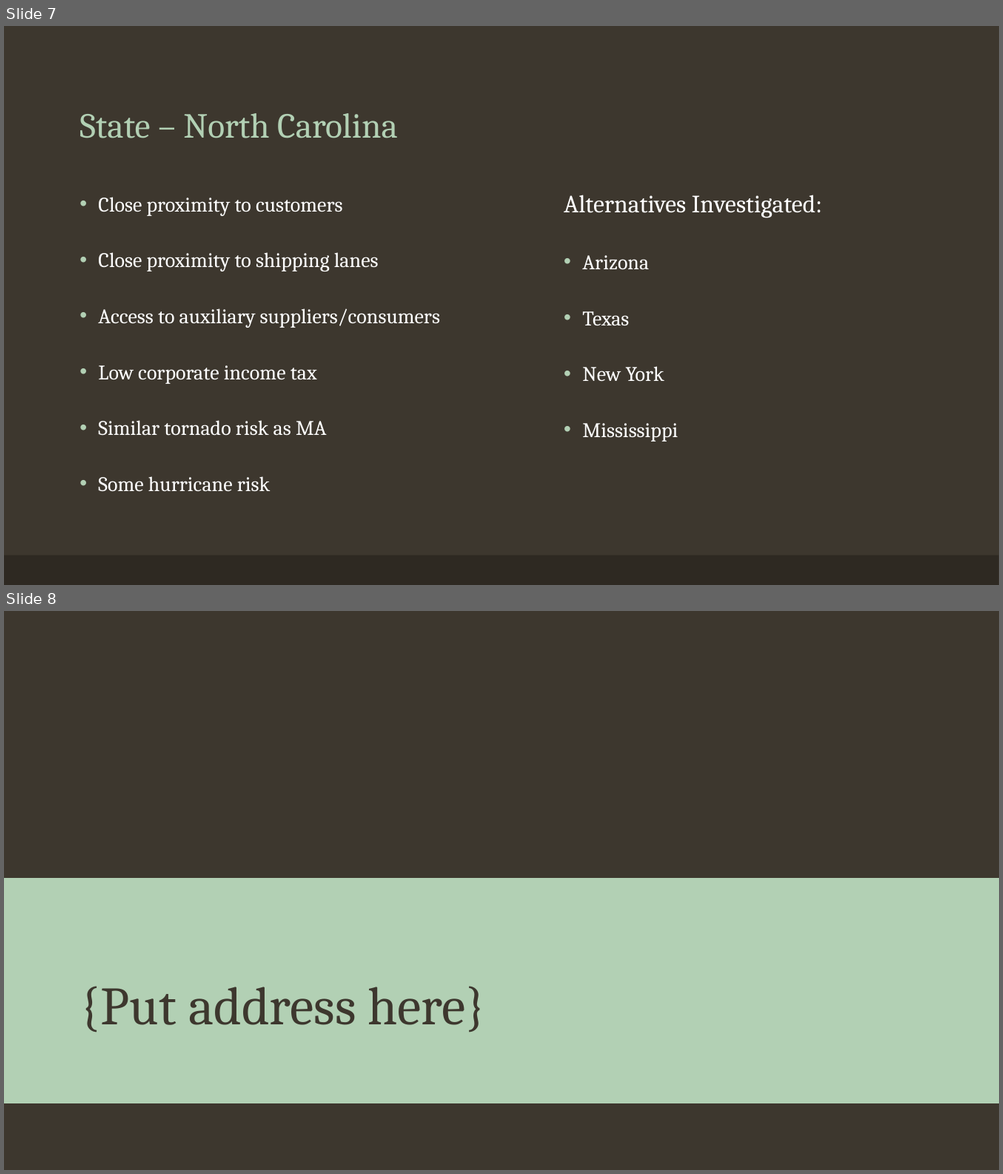
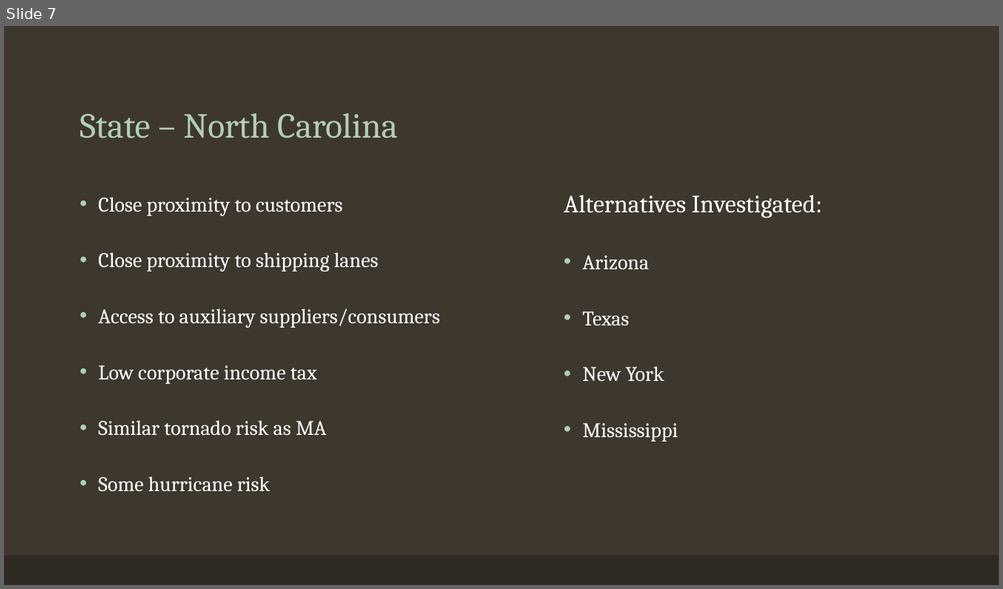
Before and after one commit to kpuc1997/worsteadengineering, a slide deck: sitepresentation/sitepresentation.pptx. Shown one above the other, each under a label of ours: slides 7 and 8 before the commit, slide 7 after it. The pictures are 1003x1174 and 1003x589 pixels, drawn with LibreOffice and Linux fonts; fonts in the diff are those of the drawing; background and template pictures are left out. Boxes give left, top, right and bottom in pixels: in the first picture for what was removed or moved away, otherwise in the second. Text is boxed around its words. In the diff, an @@ line names an element or a change of style, - is before the commit and + after.

```diff
--- a/sitepresentation/sitepresentation.pptx
+++ b/sitepresentation/sitepresentation.pptx
@@ slide 8 removed at (4,611,999,1170), background picture (left out) @@
@@ rectangle removed at (4,878,999,1103) @@
@@ title removed at (80,986,486,1033) @@
-{Put address here}
```
Also in this commit, not shown: 4 slides added.
